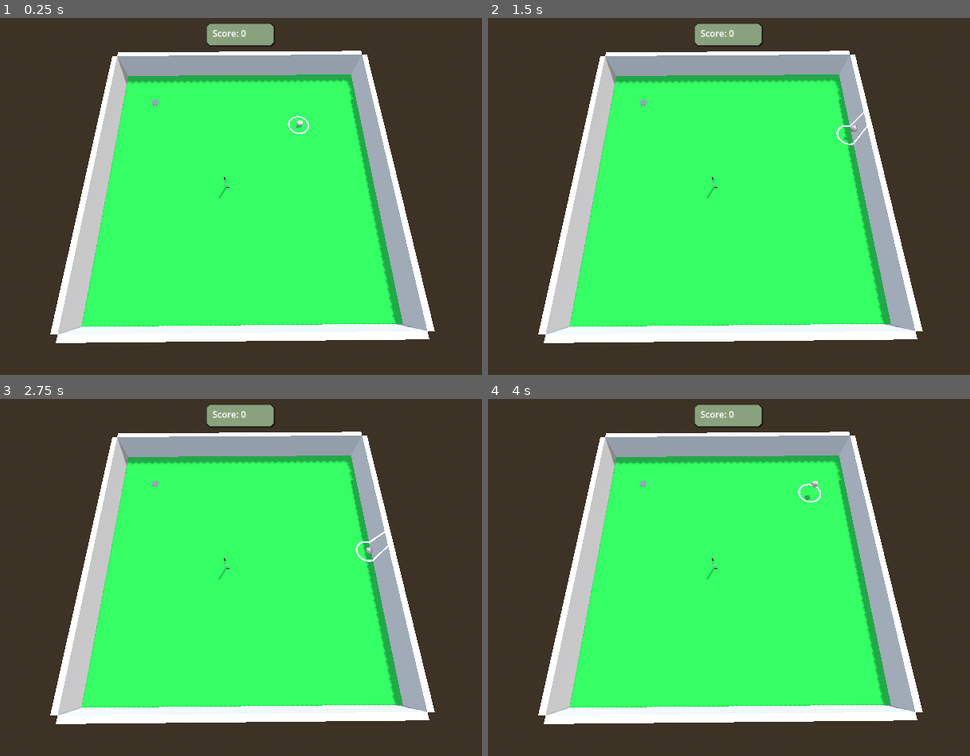
Above: before the commit, frames 1-4 (two rows, left to right).
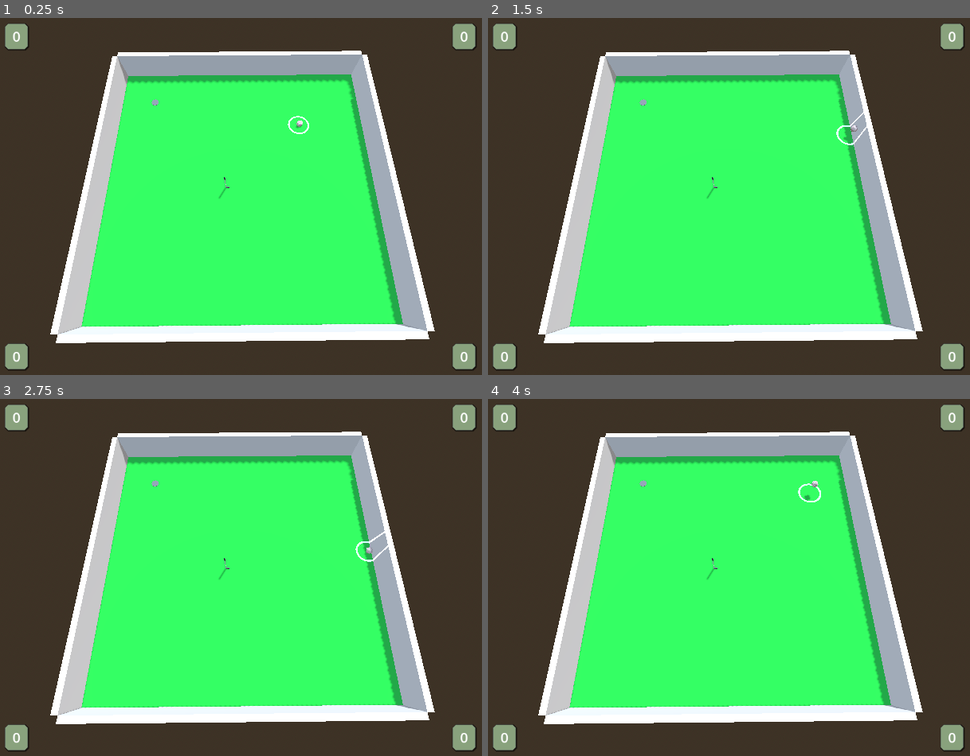
Above: after the commit, the same moments.

Repository: ronincampbell/GDS2Project
Game: Godot game, scene res://maps/test_map.tscn
Same seed, same stepped clock (60 frames per second), same inputs: the game is played once before the commit and once after it. Before the commit the project has no main scene; this scene is started directly in both runs.
Inputs:
- Up to frame 1 (0.25 s): no input
- Up to frame 2 (1.5 s): tap Enter at 0.5 s; hold Right (ui_right) 0.53-1.28 s; hold Down (ui_down) from 1.28 s (still down)
- Up to frame 3 (2.75 s): release Down (ui_down) at 2.03 s; hold Right (ui_right) from 2.03 s (still down)
- Up to frame 4 (4 s): release Right (ui_right) at 2.78 s; hold Up (ui_up) 2.78-3.53 s; hold Left (ui_left) from 3.53 s (still down)

The runs differ from the first frame. In frame 1, 2.3% of the frame differs, in the area x 0-99%, y 1-99%; in frame 2, 2.3%; in frame 3, 2.3%; in frame 4, 2.3%.

Commit message:
Added unique score indicators for each player

Diff:
--- a/UI/HUD.tscn
+++ /dev/null
@@ -1,52 +0,0 @@
-[gd_scene load_steps=3 format=3 uid="uid://bffwna508cxnq"]
-
-[ext_resource type="Script" uid="uid://dbqlqp67suwrf" path="res://UI/hud.gd" id="1_yixhe"]
-
-[sub_resource type="StyleBoxFlat" id="StyleBoxFlat_ijstf"]
-bg_color = Color(0.535397, 0.636131, 0.489567, 1)
-border_width_left = 1
-border_width_top = 1
-border_width_right = 1
-border_width_bottom = 1
-border_color = Color(0.322502, 0.364369, 0.335173, 1)
-corner_radius_top_left = 5
-corner_radius_top_right = 5
-corner_radius_bottom_right = 5
-corner_radius_bottom_left = 5
-corner_detail = 1
-shadow_size = 2
-shadow_offset = Vector2(1, 1)
-
-[node name="Hud" type="Control"]
-layout_mode = 3
-anchors_preset = 15
-anchor_right = 1.0
-anchor_bottom = 1.0
-grow_horizontal = 2
-grow_vertical = 2
-script = ExtResource("1_yixhe")
-
-[node name="PanelContainer" type="PanelContainer" parent="."]
-layout_mode = 1
-anchors_preset = 5
-anchor_left = 0.5
-anchor_right = 0.5
-offset_left = -61.0
-offset_top = 10.0
-offset_right = 61.0
-offset_bottom = 50.0
-grow_horizontal = 2
-theme_override_styles/panel = SubResource("StyleBoxFlat_ijstf")
-
-[node name="MarginContainer" type="MarginContainer" parent="PanelContainer"]
-layout_mode = 2
-theme_override_constants/margin_left = 10
-theme_override_constants/margin_top = 5
-theme_override_constants/margin_right = 10
-theme_override_constants/margin_bottom = 5
-
-[node name="RichTextLabel" type="RichTextLabel" parent="PanelContainer/MarginContainer"]
-custom_minimum_size = Vector2(100, 10)
-layout_mode = 2
-text = "Score: 0"
-autowrap_mode = 0
--- /dev/null
+++ b/UI/HUD/HUD.tscn
@@ -0,0 +1,190 @@
+[gd_scene load_steps=3 format=3 uid="uid://bffwna508cxnq"]
+
+[ext_resource type="Script" uid="uid://dbqlqp67suwrf" path="res://UI/HUD/hud.gd" id="1_yixhe"]
+
+[sub_resource type="StyleBoxFlat" id="StyleBoxFlat_ijstf"]
+bg_color = Color(0.535397, 0.636131, 0.489567, 1)
+border_width_left = 1
+border_width_top = 1
+border_width_right = 1
+border_width_bottom = 1
+border_color = Color(0.322502, 0.364369, 0.335173, 1)
+corner_radius_top_left = 5
+corner_radius_top_right = 5
+corner_radius_bottom_right = 5
+corner_radius_bottom_left = 5
+corner_detail = 1
+shadow_size = 2
+shadow_offset = Vector2(1, 1)
+
+[node name="Hud" type="Control"]
+layout_mode = 3
+anchors_preset = 15
+anchor_right = 1.0
+anchor_bottom = 1.0
+grow_horizontal = 2
+grow_vertical = 2
+script = ExtResource("1_yixhe")
+
+[node name="PlayerScores" type="Control" parent="."]
+layout_mode = 1
+anchors_preset = 15
+anchor_right = 1.0
+anchor_bottom = 1.0
+grow_horizontal = 2
+grow_vertical = 2
+
+[node name="ScoreContainer" type="PanelContainer" parent="PlayerScores"]
+visible = false
+custom_minimum_size = Vector2(42, 47)
+layout_mode = 1
+offset_left = 150.0
+offset_top = 10.0
+offset_right = 192.0
+offset_bottom = 57.0
+theme_override_styles/panel = SubResource("StyleBoxFlat_ijstf")
+
+[node name="ScoreMargin" type="MarginContainer" parent="PlayerScores/ScoreContainer"]
+layout_mode = 2
+size_flags_horizontal = 4
+theme_override_constants/margin_left = 10
+theme_override_constants/margin_top = 5
+theme_override_constants/margin_right = 10
+theme_override_constants/margin_bottom = 5
+
+[node name="ScoreText" type="RichTextLabel" parent="PlayerScores/ScoreContainer/ScoreMargin"]
+custom_minimum_size = Vector2(20, 20)
+layout_mode = 2
+size_flags_horizontal = 4
+size_flags_vertical = 4
+theme_override_font_sizes/bold_italics_font_size = 25
+theme_override_font_sizes/italics_font_size = 25
+theme_override_font_sizes/mono_font_size = 25
+theme_override_font_sizes/normal_font_size = 25
+theme_override_font_sizes/bold_font_size = 25
+text = "0"
+fit_content = true
+scroll_active = false
+autowrap_mode = 0
+horizontal_alignment = 1
+vertical_alignment = 1
+
+[node name="ScoreContainer2" type="PanelContainer" parent="PlayerScores"]
+visible = false
+custom_minimum_size = Vector2(42, 47)
+layout_mode = 1
+anchors_preset = 1
+anchor_left = 1.0
+anchor_right = 1.0
+offset_left = -192.0
+offset_top = 10.0
+offset_right = -150.0
+offset_bottom = 57.0
+grow_horizontal = 0
+theme_override_styles/panel = SubResource("StyleBoxFlat_ijstf")
+
+[node name="ScoreMargin" type="MarginContainer" parent="PlayerScores/ScoreContainer2"]
+layout_mode = 2
+size_flags_horizontal = 4
+theme_override_constants/margin_left = 10
+theme_override_constants/margin_top = 5
+theme_override_constants/margin_right = 10
+theme_override_constants/margin_bottom = 5
+
+[node name="ScoreText" type="RichTextLabel" parent="PlayerScores/ScoreContainer2/ScoreMargin"]
+custom_minimum_size = Vector2(20, 20)
+layout_mode = 2
+size_flags_horizontal = 4
+size_flags_vertical = 4
+theme_override_font_sizes/bold_italics_font_size = 25
+theme_override_font_sizes/italics_font_size = 25
+theme_override_font_sizes/mono_font_size = 25
+theme_override_font_sizes/normal_font_size = 25
+theme_override_font_sizes/bold_font_size = 25
+text = "0"
+fit_content = true
+scroll_active = false
+autowrap_mode = 0
+horizontal_alignment = 1
+vertical_alignment = 1
+
+[node name="ScoreContainer3" type="PanelContainer" parent="PlayerScores"]
+visible = false
+custom_minimum_size = Vector2(42, 47)
+layout_mode = 1
+anchors_preset = 2
+anchor_top = 1.0
+anchor_bottom = 1.0
+offset_left = 150.0
+offset_top = -57.0
+offset_right = 192.0
+offset_bottom = -10.0
+grow_vertical = 0
+theme_override_styles/panel = SubResource("StyleBoxFlat_ijstf")
+
+[node name="ScoreMargin" type="MarginContainer" parent="PlayerScores/ScoreContainer3"]
+layout_mode = 2
+size_flags_horizontal = 4
+theme_override_constants/margin_left = 10
+theme_override_constants/margin_top = 5
+theme_override_constants/margin_right = 10
+theme_override_constants/margin_bottom = 5
+
+[node name="ScoreText" type="RichTextLabel" parent="PlayerScores/ScoreContainer3/ScoreMargin"]
+custom_minimum_size = Vector2(20, 20)
+layout_mode = 2
+size_flags_horizontal = 4
+size_flags_vertical = 4
+theme_override_font_sizes/bold_italics_font_size = 25
+theme_override_font_sizes/italics_font_size = 25
+theme_override_font_sizes/mono_font_size = 25
+theme_override_font_sizes/normal_font_size = 25
+theme_override_font_sizes/bold_font_size = 25
+text = "0"
+fit_content = true
+scroll_active = false
+autowrap_mode = 0
+horizontal_alignment = 1
+vertical_alignment = 1
+
+[node name="ScoreContainer4" type="PanelContainer" parent="PlayerScores"]
+visible = false
+custom_minimum_size = Vector2(42, 47)
+layout_mode = 1
+anchors_preset = 3
+anchor_left = 1.0
+anchor_top = 1.0
+anchor_right = 1.0
+anchor_bottom = 1.0
+offset_left = -192.0
+offset_top = -57.0
+offset_right = -150.0
+offset_bottom = -10.0
+grow_horizontal = 0
+grow_vertical = 0
+theme_override_styles/panel = SubResource("StyleBoxFlat_ijstf")
+
+[node name="ScoreMargin" type="MarginContainer" parent="PlayerScores/ScoreContainer4"]
+layout_mode = 2
+size_flags_horizontal = 4
+theme_override_constants/margin_left = 10
+theme_override_constants/margin_top = 5
+theme_override_constants/margin_right = 10
+theme_override_constants/margin_bottom = 5
+
+[node name="ScoreText" type="RichTextLabel" parent="PlayerScores/ScoreContainer4/ScoreMargin"]
+custom_minimum_size = Vector2(20, 20)
+layout_mode = 2
+size_flags_horizontal = 4
+size_flags_vertical = 4
+theme_override_font_sizes/bold_italics_font_size = 25
+theme_override_font_sizes/italics_font_size = 25
+theme_override_font_sizes/mono_font_size = 25
+theme_override_font_sizes/normal_font_size = 25
+theme_override_font_sizes/bold_font_size = 25
+text = "0"
+fit_content = true
+scroll_active = false
+autowrap_mode = 0
+horizontal_alignment = 1
+vertical_alignment = 1
--- /dev/null
+++ b/UI/HUD/hud.gd
@@ -0,0 +1,23 @@
+extends Control
+
+#temporary variable until there's a proper method to get num of players
+var player_count = 4
+
+@onready var player_scores_container = $PlayerScores
+@onready var player_scores = [
+	$PlayerScores/ScoreContainer/ScoreMargin/ScoreText,
+	$PlayerScores/ScoreContainer2/ScoreMargin/ScoreText,
+	$PlayerScores/ScoreContainer3/ScoreMargin/ScoreText,
+	$PlayerScores/ScoreContainer4/ScoreMargin/ScoreText
+]
+
+func _ready() -> void:
+	init_score_texts()
+
+func update_score(player_id: int, new_score: int):
+	player_scores.get(player_id).text = str(new_score)
+
+func init_score_texts():
+	for player in player_count:
+		player_scores_container.get_child(player).show()
+		player_scores.get(player).text = str(0)
--- a/UI/hud.gd
+++ /dev/null
@@ -1,6 +0,0 @@
-extends Control
-
-@onready var score = $PanelContainer/MarginContainer/RichTextLabel
-
-func update_score(new_score: int):
-	score.text = "Score: " + str(new_score)
--- a/project.godot
+++ b/project.godot
@@ -11,12 +11,13 @@
 [application]
 
 config/name="GnomeInOne"
+run/main_scene="uid://bffwna508cxnq"
 config/features=PackedStringArray("4.4", "GL Compatibility")
 config/icon="res://icon.svg"
 
 [autoload]
 
-Hud="*res://UI/HUD.tscn"
+Hud="*res://UI/HUD/HUD.tscn"
 
 [physics]
 
--- a/scripts/game_manager.gd
+++ b/scripts/game_manager.gd
@@ -6,6 +6,6 @@
 	if(body.name == "GolfBall"):
 		body.position = Vector3(2.414, 0.668, -2.318)
 		score += 1
-		Hud.update_score(score)
+		Hud.update_score(0, score)
 		if(score >= 3):
 			print_debug("Game won!")
Renamed: UI/hud.gd.uid -> UI/HUD/hud.gd.uid
